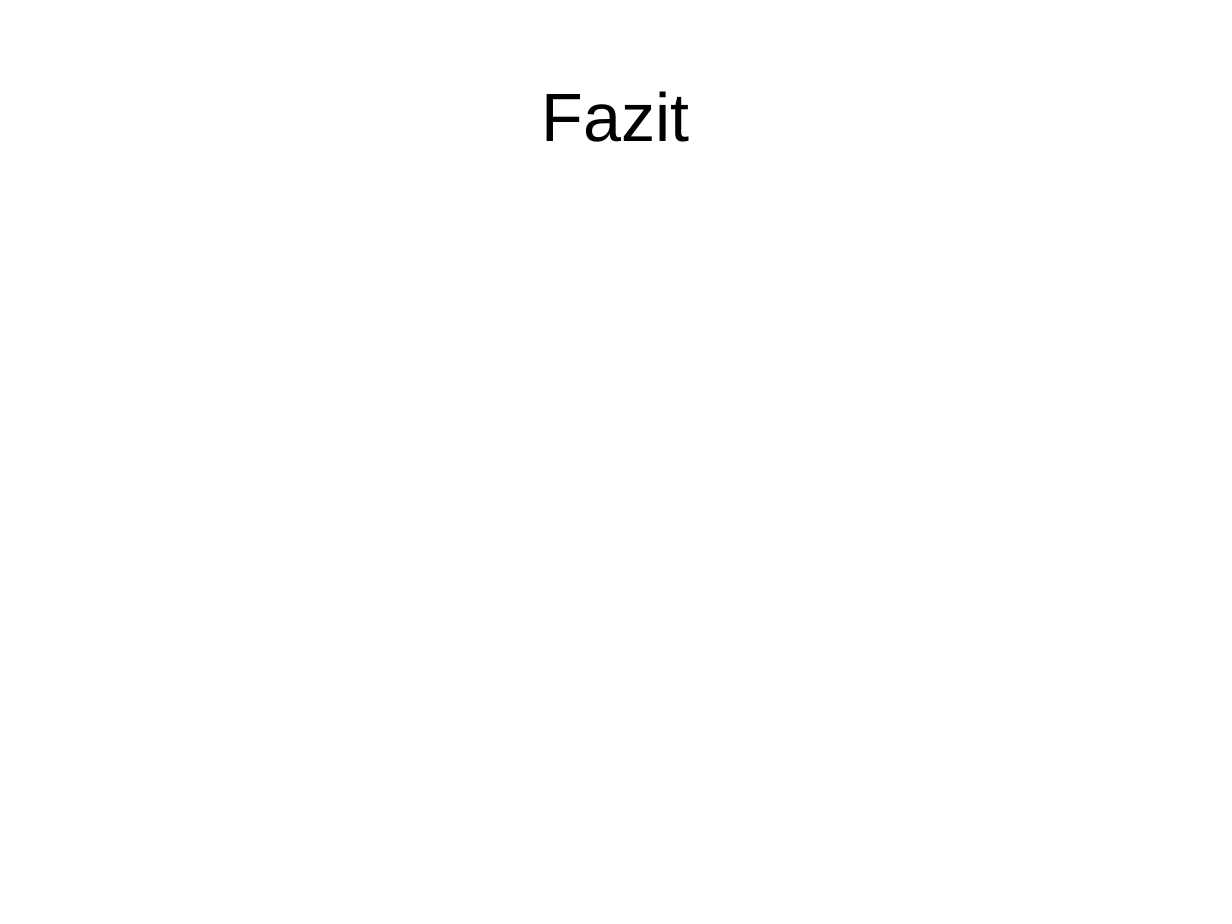
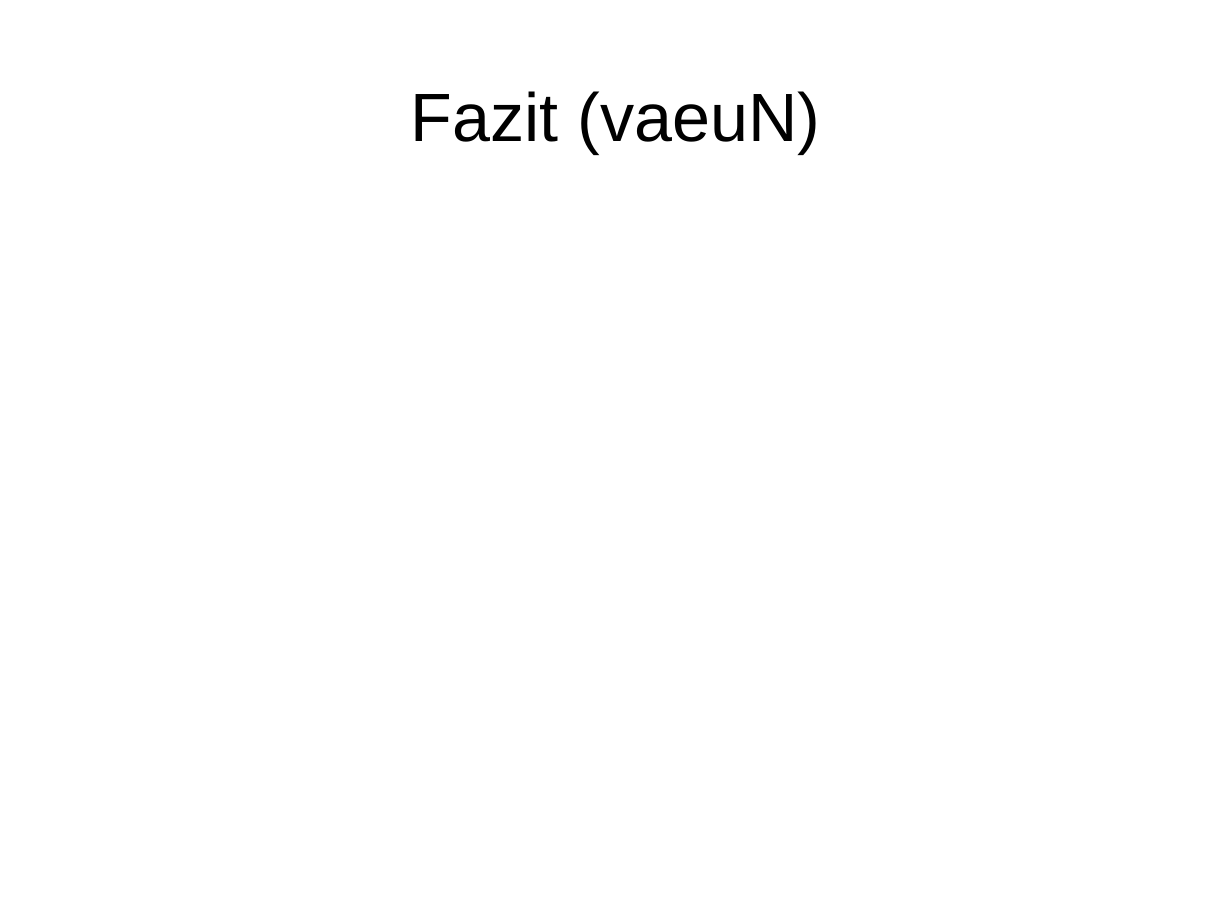
Before and after one commit to janhelmle/weiterbildung_fachinformatiker_ihk_projektantrag, a slide deck: slide 15 of praesentation/presentation_v1.odp. Drawn at 1232x924 pixels with LibreOffice and Linux fonts; fonts in the diff are those of the drawing. Boxes give left, top, right and bottom in pixels: in the first picture for what was removed or moved away, otherwise in the second. Text is boxed around its words. In the diff, an @@ line names an element or a change of style, - is before the commit and + after.

```diff
--- a/praesentation/presentation_v1.odp
+++ b/praesentation/presentation_v1.odp
@@ title at bbox=[411, 91, 821, 153]: text changed @@
-Fazit
+Fazit (vaeuN)
```
Also in this commit, not shown: 13 other slides changed.
